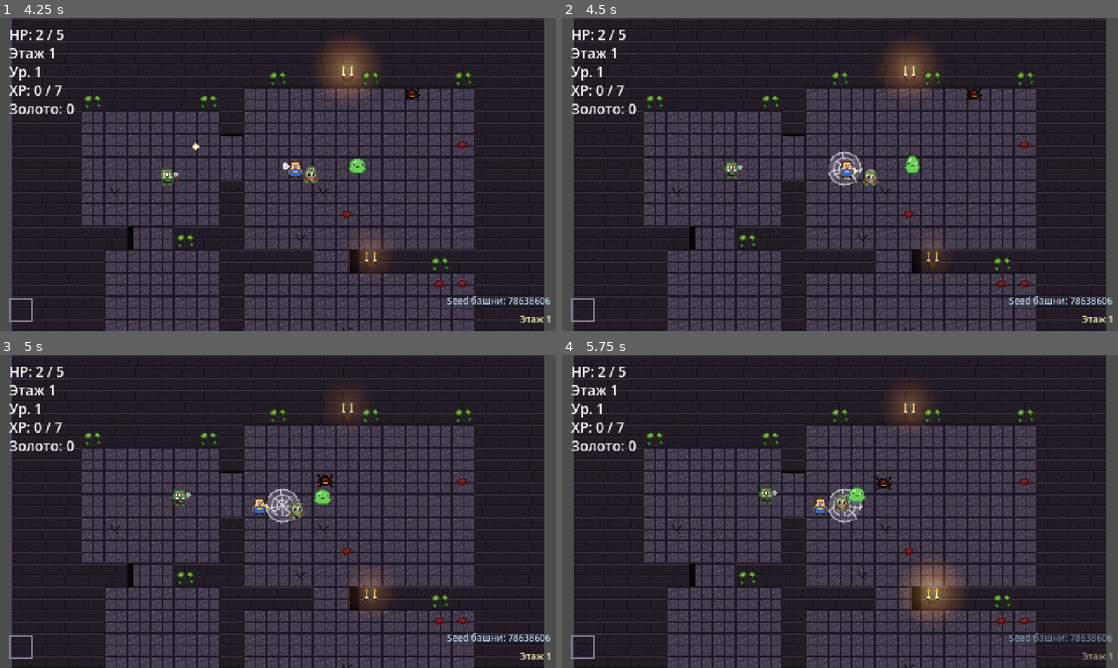
Above: before the commit, frames 1-4 (two rows, left to right).
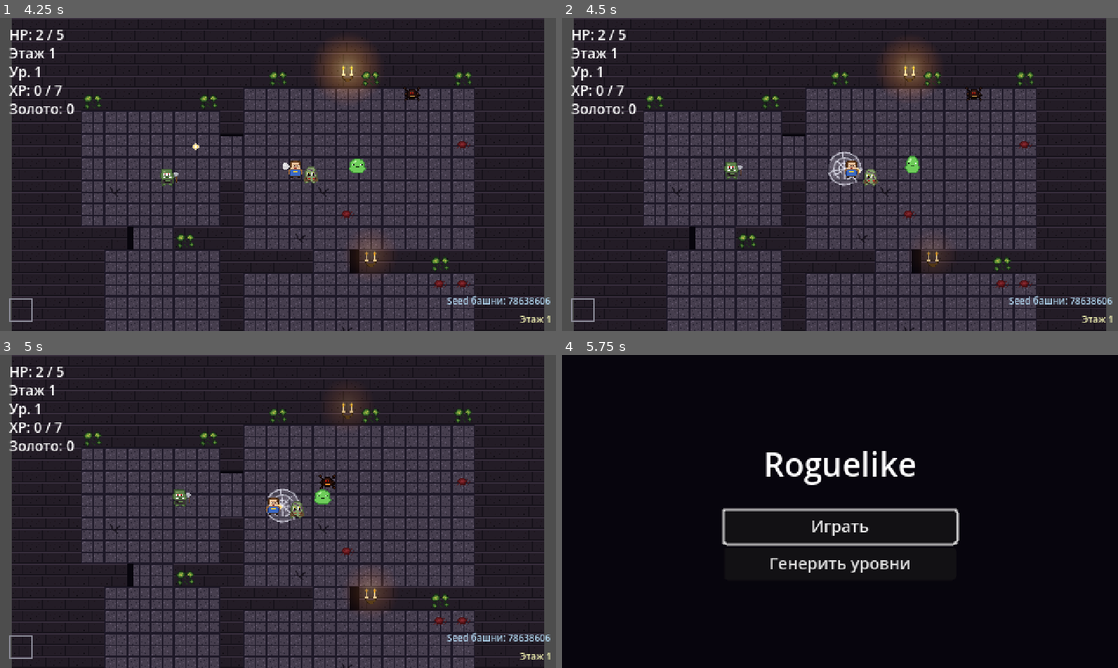
Above: after the commit, the same moments.

Repository: slartus/roguelike-game
Game: Godot game, scene res://scenes/ui/title_screen.tscn
Two runs of this game, one before a commit and one after it. Both use one fixed random seed, a clock stepped at 60 frames per second and the inputs below.
Inputs (mouse positions are in pixels of both pictures, inside the frame that each line leads up to):
- Up to frame 1 (4.25 s): click "Играть" at 0.5 s; tap Enter (ui_accept) at 1.25, 1.52 s; move the mouse to (400, 158) at 1.27 s; press the mouse at (400, 158) at 1.28 s; hold D (move_right) 1.28-2 s; release the mouse at (400, 158) at 2 s; drag from (166, 190) to (266, 165) at 2.02 s; move the mouse to (333, 105) at 2.77 s; hold D (move_right) 2.78-3.5 s; tap Alt at 2.85 s; drag from (250, 237) to (111, 127) at 3.52 s
- Up to frame 2 (4.5 s): move the mouse to (1006, 221) at 4.27 s; press the mouse at (1006, 221) at 4.28 s; hold A (move_left) from 4.28 s (still down)
- Up to frame 3 (5 s): keep holding A (move_left); tap Enter (ui_accept) at 4.52 s
- Up to frame 4 (5.75 s): release A (move_left) at 5 s; release the mouse at (1006, 558) at 5 s; drag from (673, 464) to (756, 433) at 5.02 s

Frame 1 is identical in both runs. In frame 2, 0.1% of the frame differs, in the area x 50-54%, y 45-52%; in frame 3, 0.3%; in frame 4, 90%, in the area x 0-100%, y 0-100%.

Commit message:
tune(spider_web): усиление slow с x0.5 до x0.3
Игрок в LANDED-паутине теперь замедляется до 30% скорости (было 50%).
Паутина становится реально опасным контролом, а не мягким тормозом.

Co-Authored-By: Claude Opus 4.7 (1M context) <noreply@anthropic.com>

Diff:
--- a/scenes/player/player.gd
+++ b/scenes/player/player.gd
@@ -18,7 +18,7 @@
 # на SLOW_FACTOR, пока `_slow_source_count > 0`. Считаем именно источники,
 # а не bool: несколько накладывающихся паутин не «удваивают» slow, но
 # выход из одной не снимает эффект если игрок стоит во второй.
-const SLOW_FACTOR: float = 0.5
+const SLOW_FACTOR: float = 0.3
 
 var max_health: int
 var health: int
Not shown, changed: docs/gamedesign/enemies.md
